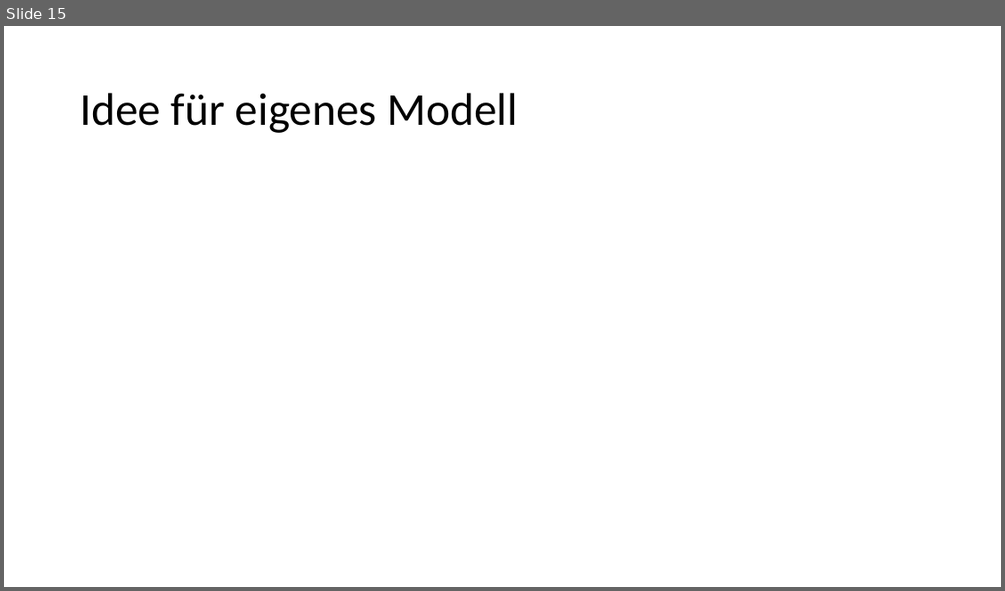
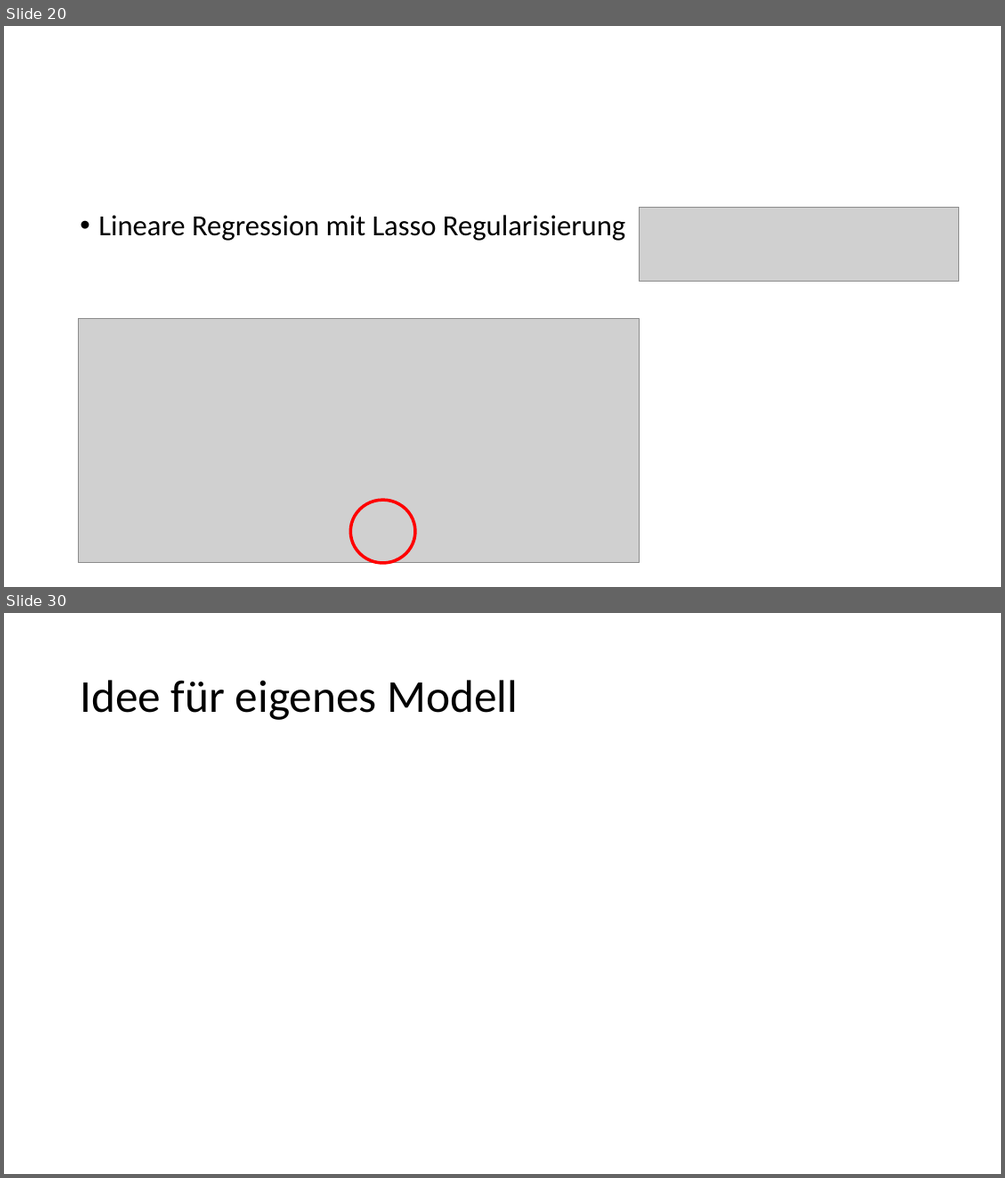
Before and after one commit to jnicklau/APS, a slide deck: kompressordaten/DATEN Fondium Überblick.pptx. Shown one above the other, each under a label of ours: slide 15 before the commit, slides 20 and 30 after it; the slides between them are not shown. The pictures are 1005x591 and 1005x1178 pixels, drawn with LibreOffice and Linux fonts; fonts in the diff are those of the drawing; grey boxes stand for pictures. Boxes give left, top, right and bottom in pixels: in the first picture for what was removed or moved away, otherwise in the second. Text is boxed around its words. In the diff, an @@ line names an element or a change of style, - is before the commit and + after.

```diff
--- a/kompressordaten/DATEN Fondium Überblick.pptx
+++ b/kompressordaten/DATEN Fondium Überblick.pptx
@@ slide 20 added at (4, 26, 1001, 587), background #FFFFFF @@
@@ picture added at (639, 207, 959, 281) @@
@@ text added at (98, 215, 625, 240), 28 pt, text #000000 @@
+• Lineare Regression mit Lasso Regularisierung
@@ picture added at (79, 319, 639, 563) @@
@@ ellipse added at (350, 499, 415, 562), outline #FF0000 3 pt @@
@@ what was slide 15 is now slide 30 @@
```
Also in this commit, not shown: 14 other slides added, 14 other files.
